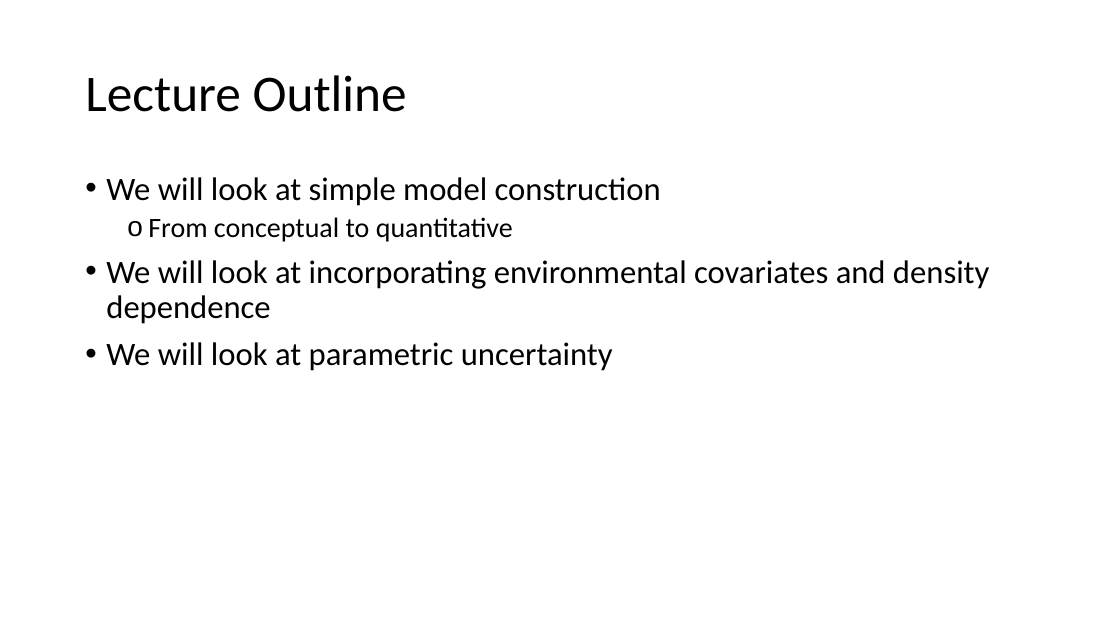
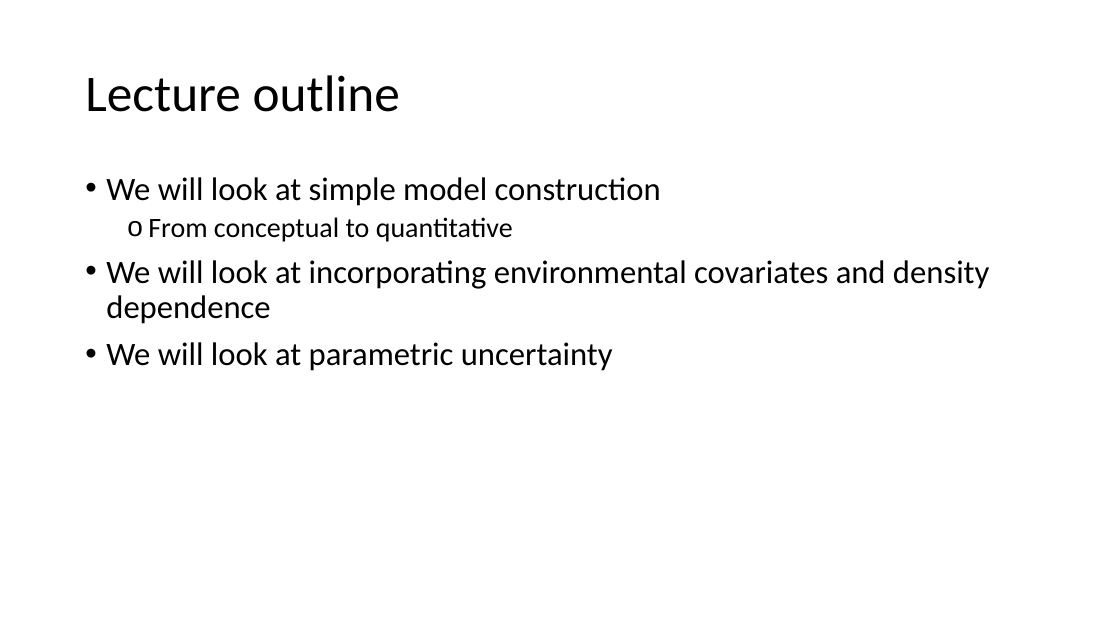
Before and after one commit to ssa200/ssa200.github.io, a slide deck: slide 3 of static/lectures/SSA_Lecture9_MatrixDemPVA.pptx. Drawn at 1120x630 pixels with LibreOffice and Linux fonts; fonts in the diff are those of the drawing; background and template pictures are left out. Boxes give left, top, right and bottom in pixels: in the first picture for what was removed or moved away, otherwise in the second. Text is boxed around its words. In the diff, an @@ line names an element or a change of style, - is before the commit and + after.

```diff
--- a/static/lectures/SSA_Lecture9_MatrixDemPVA.pptx
+++ b/static/lectures/SSA_Lecture9_MatrixDemPVA.pptx
@@ title at (85, 75, 400, 112): text changed @@
-Lecture Outline
+Lecture outline
```
Also in this commit, not shown: 22 other slides changed, 3 slides added, 1 slide removed, 14 other files.
